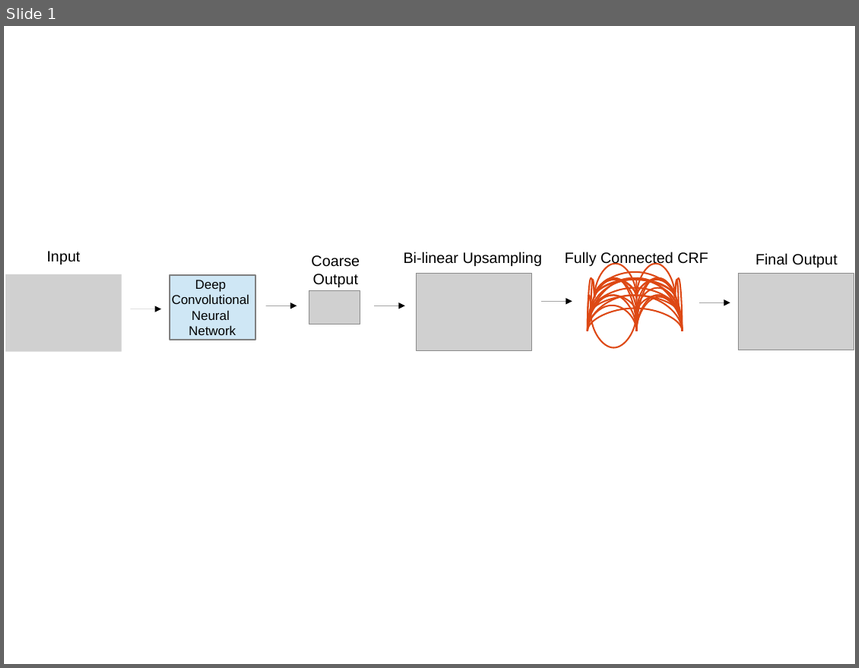
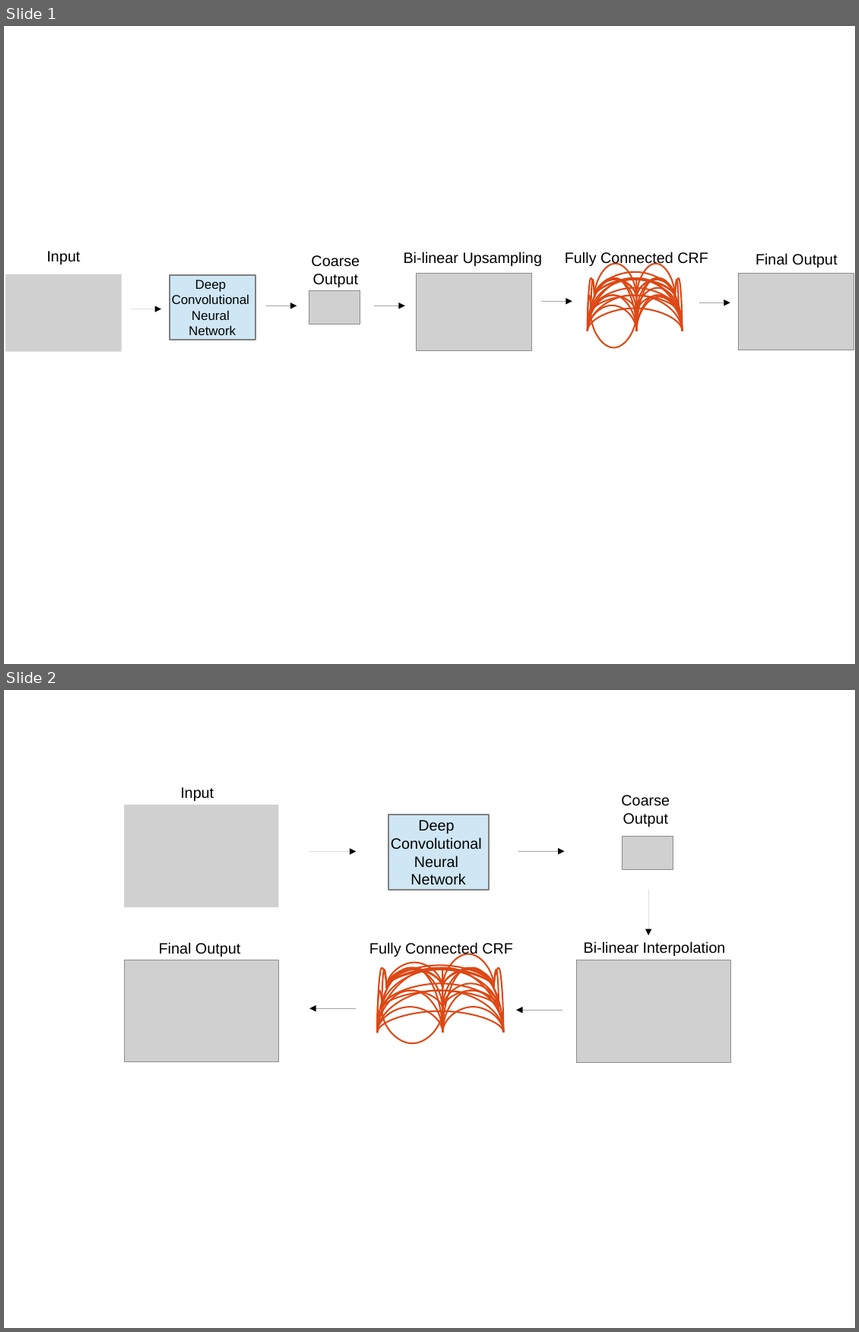
Before and after one commit to TheLegendAli/DeepLab-Context, a slide deck: paper/ICLR/fig/illustrations.odp. Shown one above the other, each under a label of ours: slide 1 before the commit, slides 1 and 2 after it. The pictures are 859x668 and 859x1332 pixels, drawn with LibreOffice and Linux fonts; fonts in the diff are those of the drawing; grey boxes stand for pictures. Boxes give left, top, right and bottom in pixels: in the first picture for what was removed or moved away, otherwise in the second. Text is boxed around its words. In the diff, an @@ line names an element or a change of style, - is before the commit and + after.

```diff
--- a/paper/ICLR/fig/illustrations.odp
+++ b/paper/ICLR/fig/illustrations.odp
@@ slide 2 added at bbox=[4, 690, 855, 1328], background #FFFFFF @@
@@ group added at bbox=[125, 787, 731, 1063]: 33 curved lines, 5 arrows, 5 texts, 4 pictures, 1 rectangle @@
+Deep
+Convolutional
+Neural
+Network
+Input
+Coarse
+Output
+Bi-linear Interpolation
+Fully Connected CRF
+Final Output
```
Also in this commit, not shown: 2 other files.
